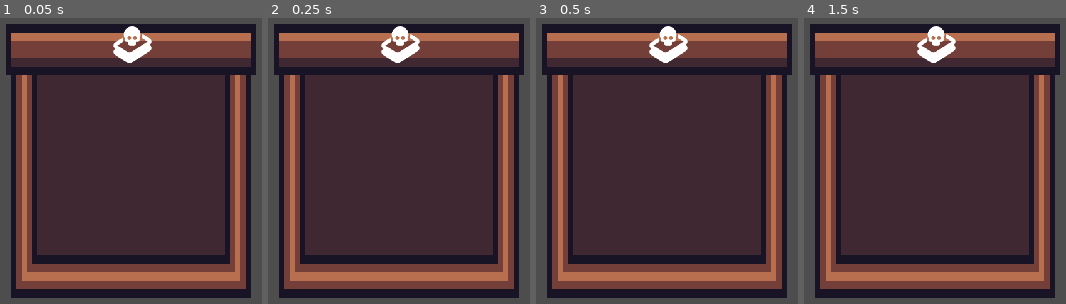
Above: before the commit, frames 1-4 (left to right).
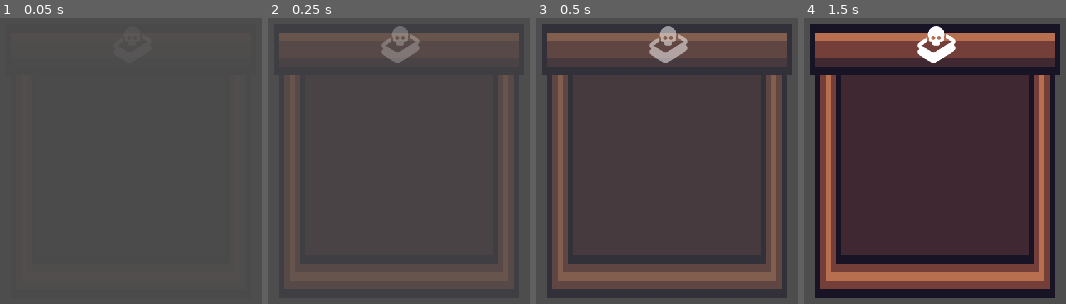
Above: after the commit, the same moments.

Repository: BananaHolograma/Veneno
Game: Godot game, scene res://scenes/ui/end_game_screen.tscn
Two runs of this game, one before a commit and one after it. Both use one fixed random seed, a clock stepped at 60 frames per second and the inputs below. This scene is started directly instead of the project's main scene.
Inputs:
- Up to frame 1 (0.05 s): no input
- Up to frame 2 (0.25 s): no input
- Up to frame 3 (0.5 s): no input
- Up to frame 4 (1.5 s): tap Enter at 1.25 s

The runs differ from the first frame. In frame 1, 88% of the frame differs, in the area x 2-98%, y 2-98%; in frame 2, 88%; in frame 3, 25%; in frame 4, nothing differs.

Commit message:
display end screen when no cards remaining on players hands

Diff:
--- a/scenes/playing_cards_table/playing_cards_table.gd
+++ b/scenes/playing_cards_table/playing_cards_table.gd
@@ -25,6 +25,7 @@
 var current_deck: DeckPlaceholder
 
 var turns: Array = []
+var start_counting_players_cards_in_hand: bool = false
 
 func _ready():
 	start_new_game(GlobalGameOptions.active_game_parameters)
@@ -145,12 +146,22 @@
 		next_player = turns[0]
 
 	change_turn_to(next_player)
+	show_end_screen_when_no_cards_remaining()
 
 
 func on_emptied_deck(player: Player):
-	var end_game = end_game_screen.instantiate() as EndGameScreen
-	playground.add_child(end_game)
-	end_game.display_result(current_players.values())
+	start_counting_players_cards_in_hand = true
+
+func show_end_screen_when_no_cards_remaining():
+	if start_counting_players_cards_in_hand:
+		var remaining_cards: int = 0
+		for current_player in current_players.values() as Array[Player]:
+			remaining_cards += current_player.cards_in_hand.size()
+			if remaining_cards == 0:
+				var end_game = end_game_screen.instantiate() as EndGameScreen
+				playground.add_child(end_game)
+				end_game.display_result(current_players.values())
+
 
 
 
--- a/scenes/ui/end_game_screen.gd
+++ b/scenes/ui/end_game_screen.gd
@@ -4,8 +4,13 @@
 @onready var points: VBoxContainer = $Panel/Points
 @onready var display_player_points_scene: PackedScene = preload("res://scenes/ui/display_player_points.tscn")
 
+func _enter_tree():
+	modulate.a = 0.0
 
-func display_result(players: Array[Player] = []):
+	var tween = create_tween()
+	tween.tween_property(self, "modulate:a", 1.0, 1)
+
+func display_result(players: Array = []):
 	if is_inside_tree():
 		for player in players:
 			var display_player_points = display_player_points_scene.instantiate()
